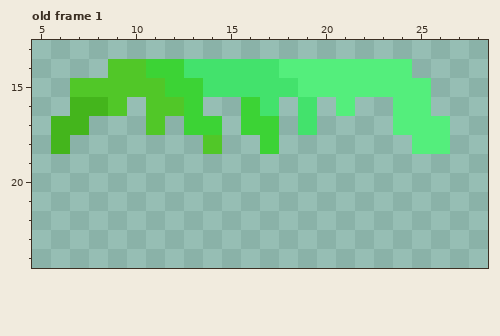
Edited in one commit: pixel-art file (Assets/Art/Enemies/Basic Slime/SlimeResidue.aseprite). The picture above was drawn from the file before the commit.
32x32 pixels, 1 frame. Shown: old frame 1: x 5..28, y 13..24. The commit also changed other frames, which this record leaves out.
After the commit:
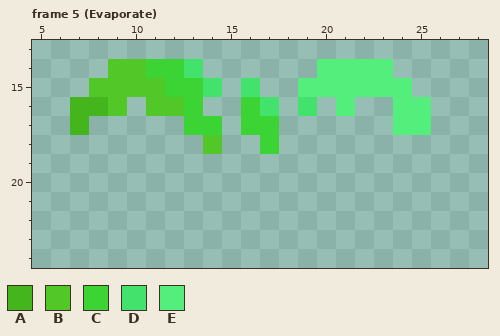
Palette (. is transparent): A #44b51c  B #51c728  C #3cd335  D #43e26c  E #54ee7c
A new or re-ordered frame is compared with the old frame closest to it.
What changed:
frames 1 -> 8
--- frame 5 (Evaporate) is new; against old frame 1
@@ x 5..28 @@
 13 ........................
-14 ....BBCCDDDDDEEEEEEE....
-15 ..BBBBBCCDDDDDEEEEEEE...
+14 ....BBCCD......EEEE.....
+15 ...BBBBCCD.D..EEEEEE....
 16 ..AAB.BBC..CD.D.E..EE...
-17 .AA...B.CC.CC.D....EEE..
-18 .A.......B..C.......EE..
+17 ..A.....CC.CC......EE...
+18 .........B..C...........
 19 ........................
